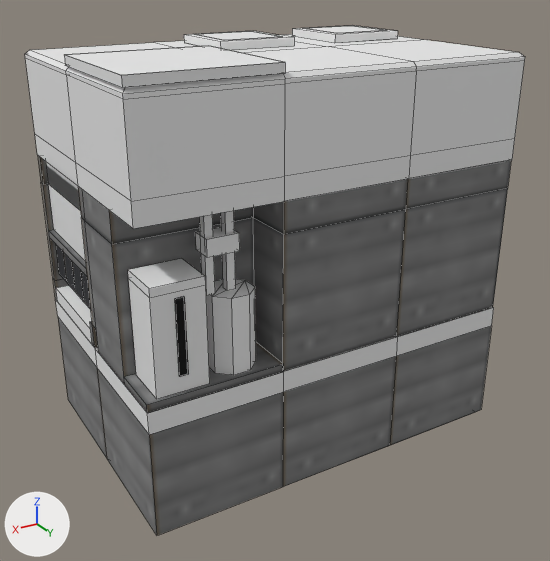
Renders of the OBJ model src/main/resources/assets/immersive_munitions/models/block/ammo_assembler.obj from each side of a commit.
The view is the same before and after, from a 50 mm lens placed at (3.41, 3.9, 2.65), pointed at (0.54, -0.89, 0.25). Arrows for +X, +Y and +Z are at lower left; the lights stay in place. The picture after the commit comes second. Mesh edges are drawn as thin lines. Where no turn or scale is listed for an object, it has been applied to the vertices. Vertices at exactly the same position are counted once.

Names of what the first picture shows: 'back_wall', 'base_trim', 'level_gauge', 'plinth', 'power_lip', 'power_port', 'pressure_line', 'pressure_line.001', 'pump_motor', 'recessed_wall', 'reservoir', 'reservoir_lid', 'roof', 'roof_cap', 'unit_floor', 'upper_trim', 'valve_block' and 15 more.
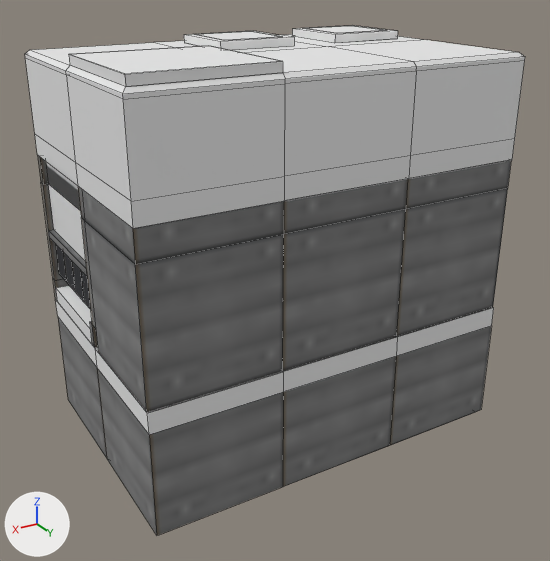
Location of each change, [x1, y1, x2, y2] in pixels of the pictures (550 x 561 px):
'back_wall', reshaped: before [253, 161, 511, 371]; after [82, 161, 511, 412]
'recessed_wall', deleted: before [82, 190, 254, 385]
'reservoir', deleted: before [128, 279, 210, 399]
'pump_motor', deleted: before [206, 279, 256, 375]
'power_lip', rescaled: before [64, 56, 285, 88]; after [69, 55, 283, 87]
'unit_floor', deleted: before [124, 342, 284, 413]
'reservoir_lid', deleted: before [128, 259, 206, 298]
'valve_block', deleted: before [195, 228, 240, 258]
'level_gauge', deleted: before [175, 297, 189, 377]
'pressure_line', deleted: before [221, 211, 236, 291]
'pressure_line.001', deleted: before [200, 215, 215, 295]
part 1 of me_back_wall, built on: before [253, 202, 284, 363]; after [82, 190, 284, 412]

The edits, one by one:
me_back_wall is used by ob_back_wall; location (0.0, 0.0, 0.0).
Verts and faces of me_back_wall; kept vertices keep their numbers, new ones are numbered from 18.
Before the commit, vertices of me_back_wall: 4 (1.0, -0.01, 0.0) at pixel (282, 371), 5 (1.0, -0.92, 0.0), 6 (1.0, -0.01, 1.22) at pixel (283, 200), 7 (1.0, -0.92, 1.22), 13 (1.0, -0.92, 1.0).
Before the commit, vertices of me_back_wall: 14 (1.0, -0.01, 1.0) at pixel (283, 234).
me_back_wall had 18 vertices, 12 faces and spanned x -1.0..1.0, y -0.92..-0.01, z 0.0..1.22.
me_back_wall now has 24 vertices, 16 faces and spans x -1.0..2.0, y -0.92..-0.01, z 0.0..1.22.
Part 1, on me_back_wall:
Faces deleted: (6, 7, 13, 14), (4, 14, 13, 5).
New vertices 18 to 23 stand at vertices 4 to 7, 13, 14, in that order, plus (1.0, 0.0, 0.0).
New faces: (7, 13, 22, 21), (20, 21, 22, 23), (6, 20, 23, 14), (4, 14, 23, 18), (5, 19, 22, 13), (18, 23, 22, 19).
me_power_lip is used by ob_power_lip; location (0.0, 0.0, 0.0).
me_power_lip had 12 vertices, 9 faces and spanned x 1.0..2.0, y -1.0..0.0, z 1.997..2.059.
me_power_lip now has 12 vertices, 9 faces and spans x 1.0..1.97, y -1.0..-0.03, z 1.997..2.059.
me_power_lip part 2: the whole mesh is scaled about its middle by (0.97, 0.97, 1), then moved by (-0.015, -0.015, 0.0).
Object 'level_gauge' (ob_level_gauge) is deleted.
Object 'pressure_line' (ob_pressure_line) is deleted.
Object 'pressure_line.001' (ob_pressure_line_001) is deleted.
Object 'pump_motor' (ob_pump_motor) is deleted.
Object 'recessed_wall' (ob_recessed_wall) is deleted.
Object 'reservoir' (ob_reservoir) is deleted.
Object 'reservoir_lid' (ob_reservoir_lid) is deleted.
Object 'unit_floor' (ob_unit_floor) is deleted.
Object 'valve_block' (ob_valve_block) is deleted.
